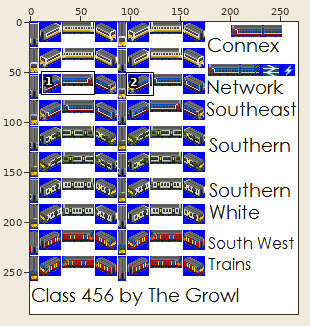
Edited in one commit: sprite sheet (gfx/BR456.png). The first picture is a wide view before the edit; the outline marks the close-up.
Close-up. Earlier state:
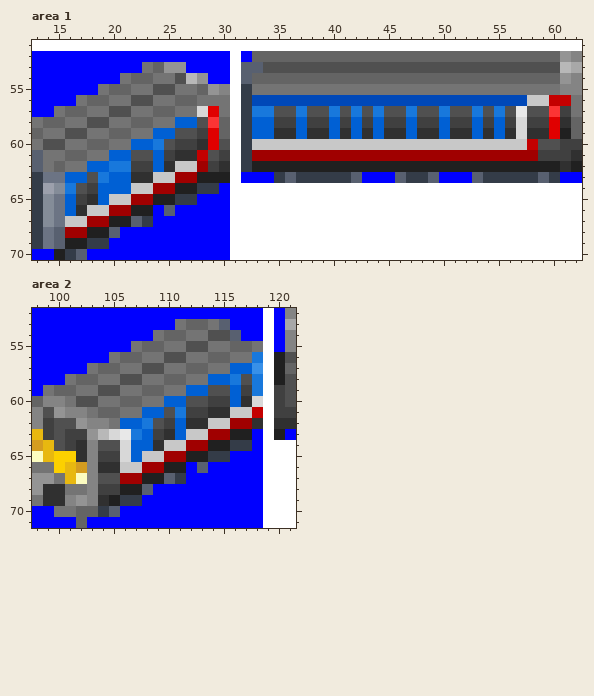
The file is 268x292 pixels. Colours within 5 levels of each other are drawn and written as one. Shown: area 1: x 13..62, y 51..70; area 2: x 98..121, y 52..71. The commit also changed other parts of the picture, which this record leaves out.
And afterwards:
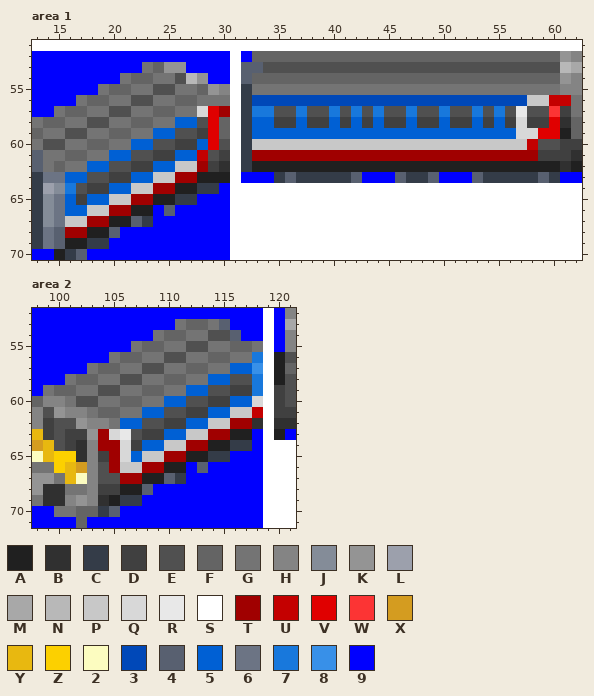
Palette (. is transparent): A #202020  B #303030  C #343c48  D #404040  E #505050  F #646464  G #747474  H #848484  J #848c98  K #949494  L #9ca0ac  M #a8a8a8  N #b8b8b8  P #c8c8c8  Q #d8d8d8  R #e8e8e8  S #ffffff  T #a00000  U #c40000  V #e00000  W #fc3434  X #d49c20  Y #e8b810  Z #fcd000  2 #fcfcc0  3 #0048b8  4 #586070  5 #0060d4  6 #6c7484  7 #1878dc  8 #3890e8  9 #0000ff
The edit:
Area 1:
y 57: x 30 G -> T
y 58: x 29 W -> V
y 59: x 35..36 BB -> 55; x 38..39 BB -> 55; x 41 B -> 5; x 43 B -> 5; x 45..46 BB -> 55; x 48..49 BB -> 55; x 51..52 BB -> 55; x 54 B -> 5; x 56 B -> 5; x 58..59 BB -> QV
y 60: x 24 7 -> E; x 28 B -> 5
y 61: x 24 5 -> D; x 26..27 BB -> 55
y 62: x 20..21 77 -> EE; x 25 B -> 5
y 63: x 19..23 755BB -> EDD55
y 64: x 19 5 -> D
y 65: x 18 B -> 5
y 66: x 17 B -> 5
Area 2:
y 58: x 116 7 -> E
y 59: x 116 5 -> D
y 60: x 117 B -> 5
y 61: x 111 7 -> E; x 114..115 BB -> 55
y 62: x 108 7 -> E; x 111..113 5BB -> D55
y 63: x 104 N -> T; x 107..108 75 -> ED; x 110 B -> 5
y 64: x 104..105 EE -> TT; x 107 5 -> D; x 109 B -> 5
y 65: x 105 D -> T
y 66: x 104..105 BB -> ET
Changed places in both close-ups, as pixel boxes (x1, y1, x2, y2):
changed: (76, 106, 230, 216)
changed: (274, 128, 549, 139)
changed: (98, 374, 252, 473)
